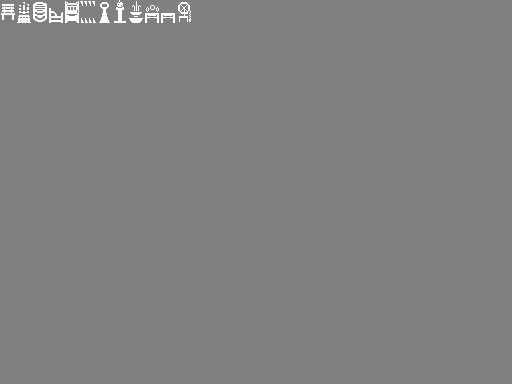
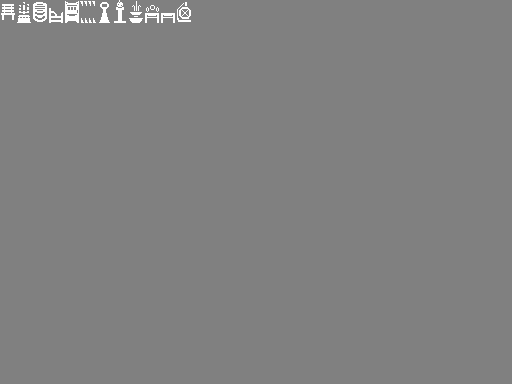
Layered file, before and after one edit (512x384). Changes by layer:
painted on "Background" over [177, 2, 191, 22]
